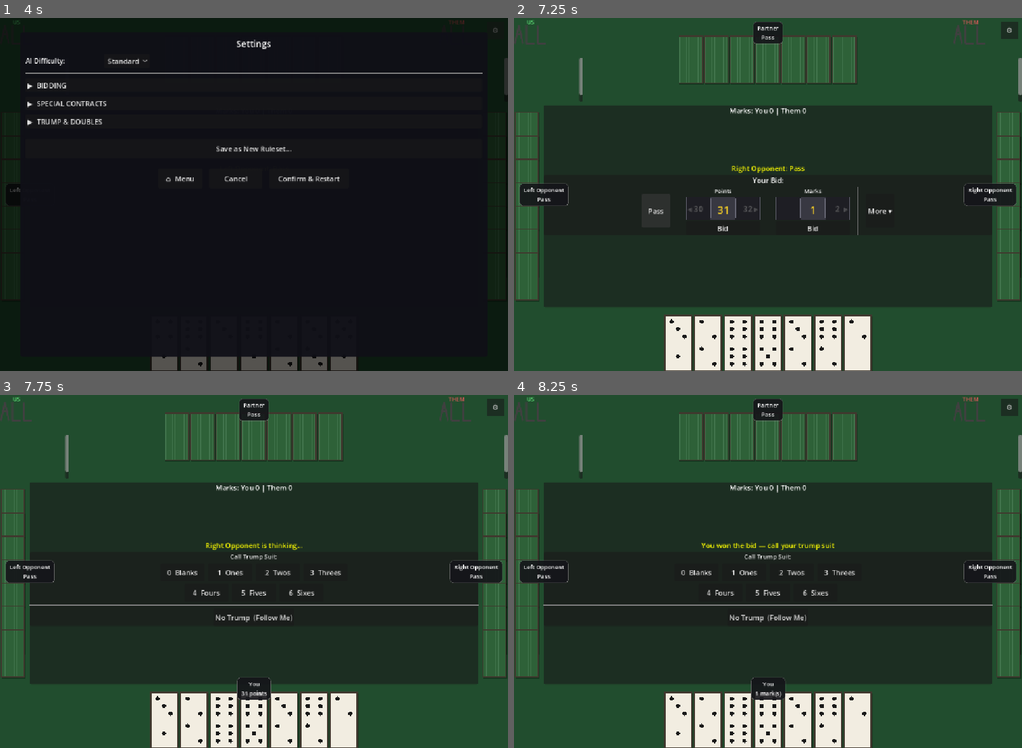
Above: before the commit, frames 1-4 (two rows, left to right).
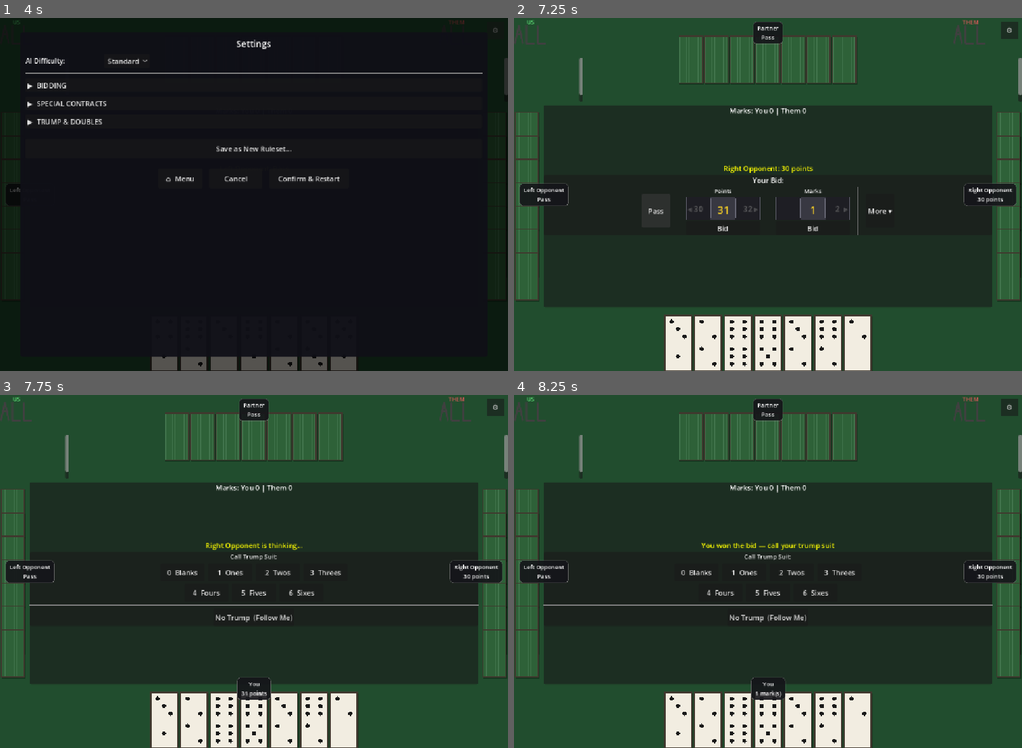
Above: after the commit, the same moments.

Repository: reddoor4123-glitch/42
Game: Godot game, scene res://control.tscn
Same seed, same stepped clock (60 frames per second), same inputs: the game is played once before the commit and once after it.
Inputs:
- Up to frame 1 (4 s): click "Play" at 0.5 s; click "Standard 42 The classic game" at 1.25 s; click "⚙" at 2 s; click "Confirm & Restart" at 2.75 s; click "⚙" at 3.5 s
- Up to frame 2 (7.25 s): click "Confirm & Restart" at 4.25 s; click "⚙" at 5 s; click "Confirm & Restart" at 5.75 s; click "Pass" at 6.5 s
- Up to frame 3 (7.75 s): click "Bid" at 7.25 s
- Up to frame 4 (8.25 s): click "Bid" at 8 s

Frame 1 is identical in both runs. In frame 2, 0.2% of the frame differs, in the area x 41-97%, y 41-53%; in frame 3, less than 0.1%; in frame 4, less than 0.1%.

Commit message:
Tune bidding evaluator: off-suit rank floor, doubles compounding, trump majority, counter realization
Four interdependent fixes to evaluate_hand()/decide_bid(), tuned as a
package against a 26-hand synthetic benchmark and validated against 20
real in-game hands (candidate agrees with the human on 10/11 decided
hands, 0/8 pass-verdict hands flip):

- Off-suit rank-4 singletons (e.g. a lone 4:6) no longer score zero —
  added a +0.2 tier after the existing elif chain.
- Off-suit doubles are now scored as a group instead of a flat +0.5
  each: rank-scaled (0.55 base + pip/6 * 0.25), with a compounding
  bonus for each additional double held and a narrow +0.2 bracket
  bonus for holding both 4:4 and 6:6 (brackets the 6:4 ten-count from
  both directions).
- Trump-suit majority control (5+ trump, then 6+) now adds 3.0/2.0 to
  the Layer 2 control signal instead of a flat 1.0 — confirmed
  qualitatively different from "one more trump" by a played-out
  36-6 hand. Mirrored in _log_bid_decision()'s logging copy so the
  printed numbers match the real decision.
- realization_bias (per-counter expected placement vs. the flat
  6-per-trick average) is folded into estimated_points instead of
  being computed and discarded — closes finding #2's Phase-2 parking
  by design call.

Verified by spot-checking all five hands from the spec's verification
table through the actual evaluator; all five FINAL scores match the
expected new values to within rounding.

Co-Authored-By: Claude Sonnet 5 <noreply@anthropic.com>

Diff:
--- a/ai_player.gd
+++ b/ai_player.gd
@@ -156,28 +156,74 @@
 		var suit = d.get_suit(trump)
 		suit_counts[suit] = suit_counts.get(suit, 0) + 1
 
+	# Off-suit doubles are collected separately and scored as a group below —
+	# individual rank-scaling plus a compounding multi-double bonus, rather
+	# than each double being scored independently inline. The trump double
+	# (if any) is never in off_dominos, so it is naturally excluded from all
+	# of this — it's already credited via the trump scoring block above.
+	var off_suit_doubles: Array[Domino] = []
+
 	for d in off_dominos:
 		var suit = d.get_suit(trump)
 		var rank = d.get_rank(trump)
 		var count_in_suit = suit_counts.get(suit, 0)
-		# Double off-suit: wins if no one else leads that suit with trump
 		if d.is_double():
-			estimated_tricks += 0.5
+			off_suit_doubles.append(d)
+			continue
 		# High rank in a suit we hold multiple of = likely winner
 		elif rank >= 4 and count_in_suit >= 2:
 			estimated_tricks += 0.4
 		elif rank >= 5:
 			estimated_tricks += 0.3
+		elif rank >= 4:
+			estimated_tricks += 0.2
+
+	# ── OFF-SUIT DOUBLES SCORING ────────────────────────────────────────────
+	# Doubles are always strong leads; higher doubles are additionally able
+	# to recapture the lead if lost, which lower doubles cannot. Multiple
+	# held doubles compound in value beyond a flat per-double sum, since
+	# each additional double increases how often the hand can dictate play.
+	#
+	# NOTE: a domino's pip value (d.left, since left == right for doubles)
+	# is used directly for rank-scaling here, NOT Domino.get_rank() — that
+	# function returns a flat 13 for any non-trump double by convention,
+	# which is correct for play-order ranking but not usable as a strength
+	# scale here.
+	for i in range(off_suit_doubles.size()):
+		var d = off_suit_doubles[i]
+		var pip_value = d.left
+		var win_prob = 0.55 + (pip_value / 6.0) * 0.25
+		estimated_tricks += win_prob
+
+		# Compounding bonus for each double beyond the first.
+		match i:
+			1: estimated_tricks += 0.3
+			2: estimated_tricks += 0.5
+			3: estimated_tricks += 0.7
+
+	# Specific bracket bonus: holding both 4:4 and 6:6 means the 6:4 (a
+	# 10-count) cannot hide from this hand in either direction. This is the
+	# only double-pairing that brackets a counter worth calling out — other
+	# double pairs either bracket a non-counter or bracket the same 5-count
+	# in a way that's already true of nearly every double-heavy hand, so it
+	# isn't a distinguishing signal. Deliberately narrow by design.
+	var has_44 = off_suit_doubles.any(func(d): return d.left == 4 and d.right == 4)
+	var has_66 = off_suit_doubles.any(func(d): return d.left == 6 and d.right == 6)
+	if has_44 and has_66:
+		estimated_tricks += 0.2
 
 	# ── CAPTURE MODEL ─────────────────────────────────────────────────────────
 	# Primary axis: expected tricks → expected points captured from the table.
 	# This is the ONLY value signal used for bidding strength.
 	var expected_capture := estimated_tricks * 6.0
 
-	# ── REALIZATION SIGNAL (diagnostic only) ──────────────────────────────────
-	# Measures how well known counter positions align with expected trick wins.
-	# Does NOT increase expected value — counters in hand do not add EV,
-	# they only indicate realization confidence for future use (Phase 2 risk).
+	# ── REALIZATION SIGNAL ─────────────────────────────────────────────────────
+	# Measures how well known counter positions align with expected trick wins:
+	# positive when counters are protected (likely to land in tricks this hand
+	# wins), negative when they're exposed (likely to leak to opponents). Folded
+	# into estimated_points below — full inclusion, no scaling factor,
+	# benchmark-verified July 11-12, 2026 (see AI_Bid_Behavior_Bug_Log.md,
+	# finding #2).
 	var baseline_share := estimated_tricks / 7.0
 	var realization_bias := 0.0
 	var counter_points := 0.0  # logging only
@@ -195,8 +241,10 @@
 			counter_points += pip * win_prob
 			realization_bias += (win_prob - baseline_share) * pip
 
-	var estimated_points := expected_capture
-	# Do NOT add realization_bias to estimated_points.
+	# Counters the hand can realize (or is likely to leak) shift real
+	# contract points away from the flat 6-per-trick average. Full
+	# inclusion benchmark-verified July 11-12, 2026.
+	var estimated_points := expected_capture + realization_bias
 
 	return {
 		"trump":            trump,
@@ -205,7 +253,7 @@
 		"estimated_tricks": estimated_tricks,
 		"expected_capture": expected_capture,   # primary bidding signal
 		"counter_points":   counter_points,     # diagnostic only
-		"realization_bias": realization_bias,   # diagnostic only
+		"realization_bias": realization_bias,   # folded into estimated_points below
 		"estimated_points": estimated_points,   # used by best_trump / logging / bidding
 	}
 
@@ -268,7 +316,9 @@
 	if eval.get("trump_count", 0) >= 4:
 		control_score += 1.5
 	if eval.get("trump_count", 0) >= 5:
-		control_score += 1.0
+		control_score += 3.0
+	if eval.get("trump_count", 0) >= 6:
+		control_score += 2.0
 
 	# (C) Auction stance — classifies bid intent before finalizing target
 	# This is a shape modifier on decision pressure, not a replacement of EV.
@@ -415,7 +465,8 @@
 	var control_score_log := est_tricks_log * 6.0 * 0.12
 	if eval.get("has_double_trump", false): control_score_log += 2.5
 	if eval.get("trump_count", 0) >= 4:    control_score_log += 1.5
-	if eval.get("trump_count", 0) >= 5:    control_score_log += 1.0
+	if eval.get("trump_count", 0) >= 5:    control_score_log += 3.0
+	if eval.get("trump_count", 0) >= 6:    control_score_log += 2.0
 	var stance_bias_log: float = eval.get("stance_bias", 0.0)
 	var final_score_log := ev_score_log + control_score_log + stance_bias_log
 	print("  Layer 2:       ev=%.1f  control=%.1f  stance=%.1f  final=%.1f  threshold=28.0  should_bid=%s  target=%d" % [
